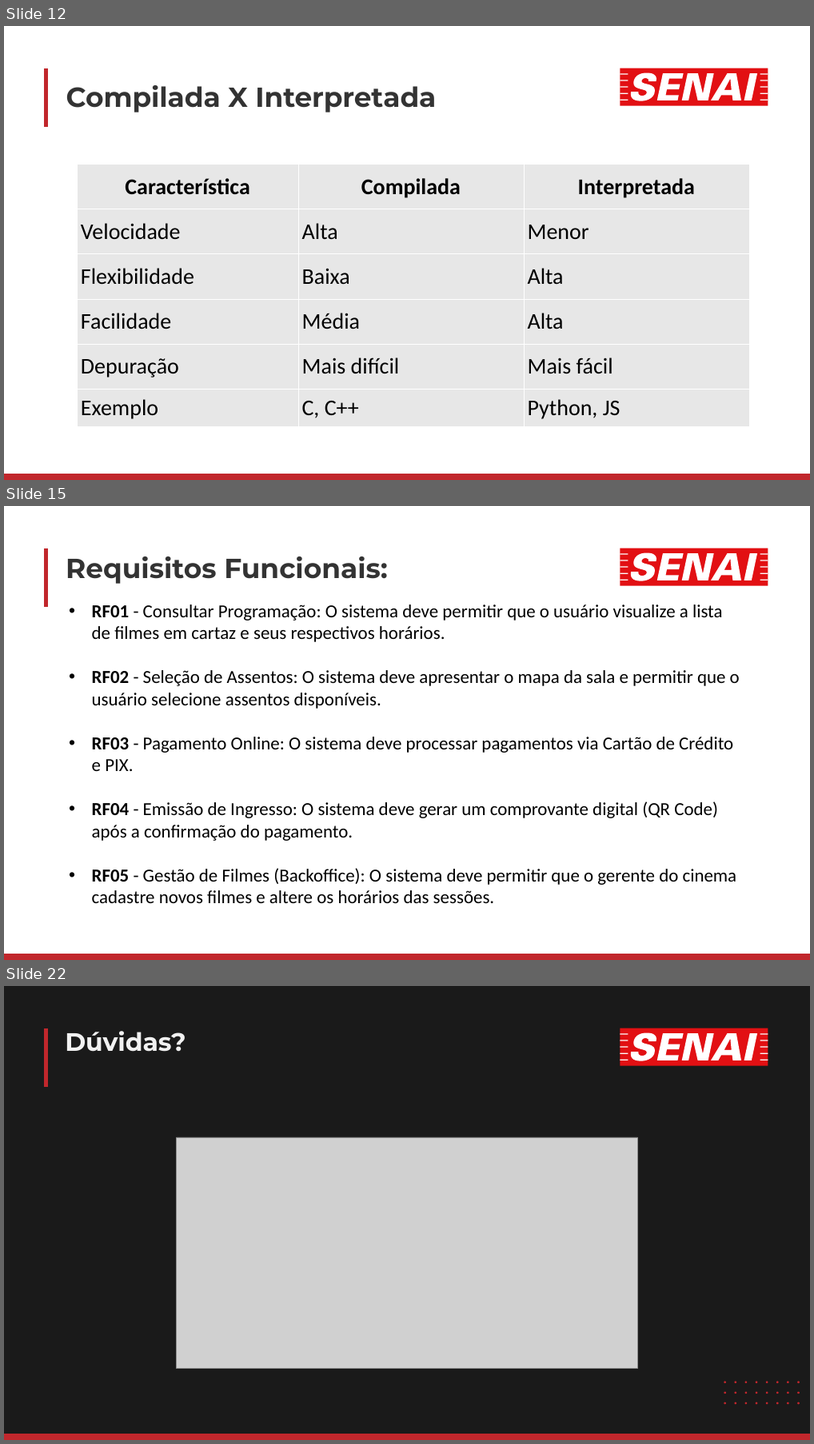
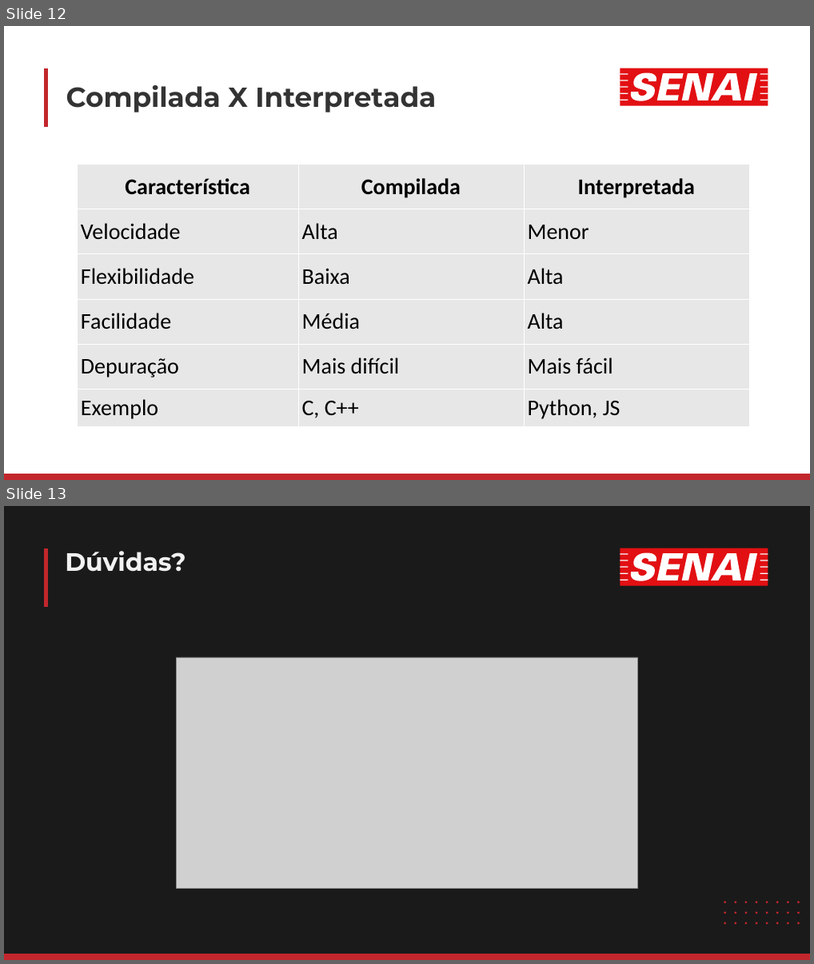
Before and after one commit to luisfernandospoljaric/senai2026, a slide deck: ds/seduc/1des/01-lopal/Aula02/LógicaAula2.pptx. Shown one above the other, each under a label of ours: slides 12, 15 and 22 before the commit, slides 12 and 13 after it; the slides between them are not shown. The pictures are 814x1444 and 814x964 pixels, drawn with LibreOffice and Linux fonts; fonts in the diff are those of the drawing; grey boxes stand for pictures. Boxes give left, top, right and bottom in pixels: in the first picture for what was removed or moved away, otherwise in the second. Text is boxed around its words. In the diff, an @@ line names an element or a change of style, - is before the commit and + after.

```diff
--- a/ds/seduc/1des/01-lopal/Aula02/LógicaAula2.pptx
+++ b/ds/seduc/1des/01-lopal/Aula02/LógicaAula2.pptx
@@ slide 15 removed at (x1=4, y1=506, x2=810, y2=960), background #FFFFFF @@
@@ freeform shape removed at (x1=46, y1=548, x2=46, y2=607) @@
@@ freeform shape removed at (x1=620, y1=548, x2=768, y2=586) @@
@@ freeform shape removed at (x1=620, y1=553, x2=768, y2=581) @@
@@ title removed at (x1=66, y1=556, x2=388, y2=584) @@
-Requisitos Funcionais:
@@ text removed at (x1=92, y1=604, x2=740, y2=903) @@
-• RF01 - Consultar Programação: O sistema deve permitir que o usuário visualize a lista de filmes em cartaz e seus respectivos horários.
-• RF02 - Seleção de Assentos: O sistema deve apresentar o mapa da sala e permitir que o usuário selecione assentos disponíveis.
-• RF03 - Pagamento Online: O sistema deve processar pagamentos via Cartão de Crédito e PIX.
-• RF04 - Emissão de Ingresso: O sistema deve gerar um comprovante digital (QR Code) após a confirmação do pagamento.
-• RF05 - Gestão de Filmes (Backoffice): O sistema deve permitir que o gerente do cinema cadastre novos filmes e altere os horários das sessões.
@@ freeform shape removed at (x1=4, y1=953, x2=810, y2=960) @@
@@ what was slide 22 is now slide 13 @@
```
Also in this commit, not shown: 8 other slides removed, 3 other files.
